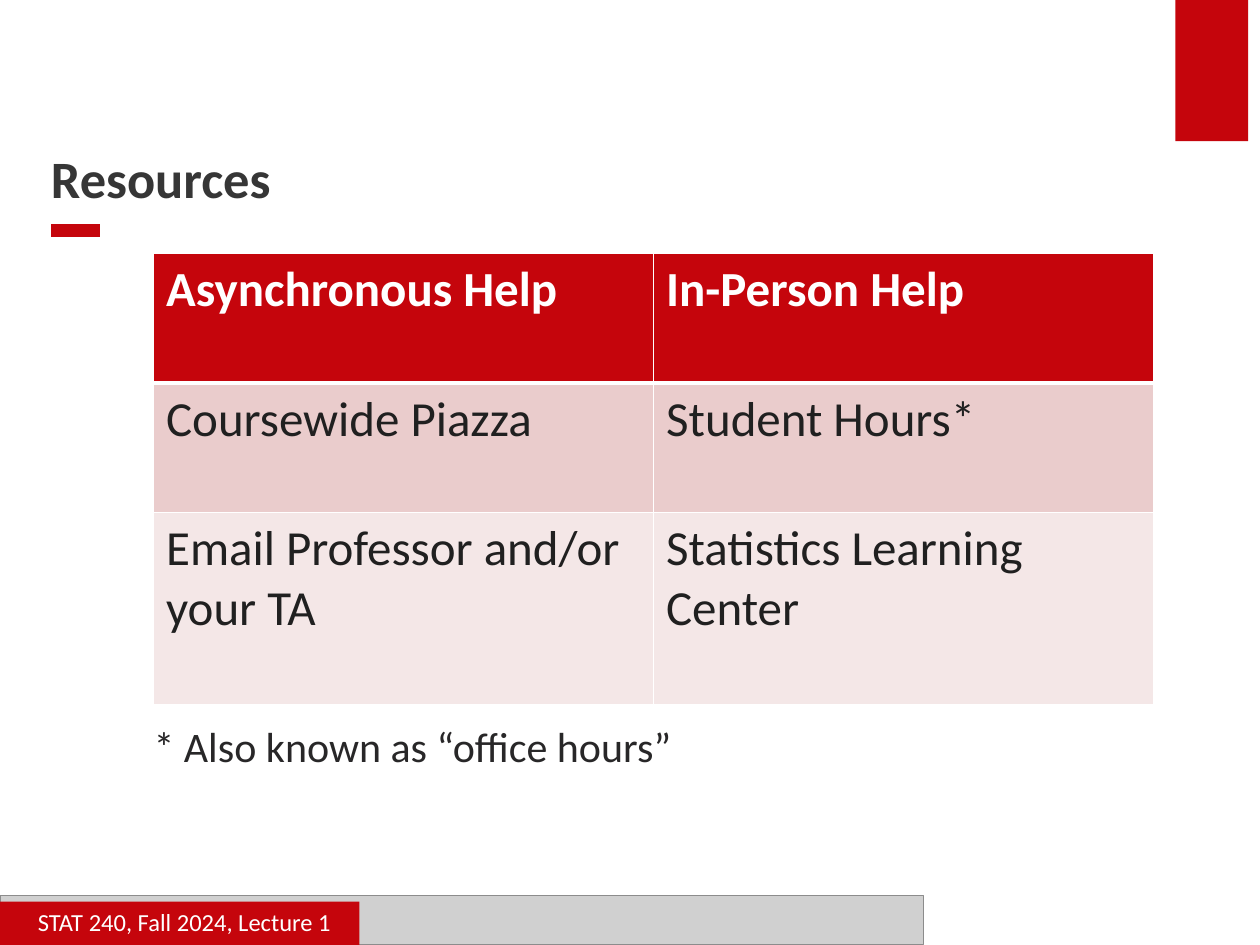
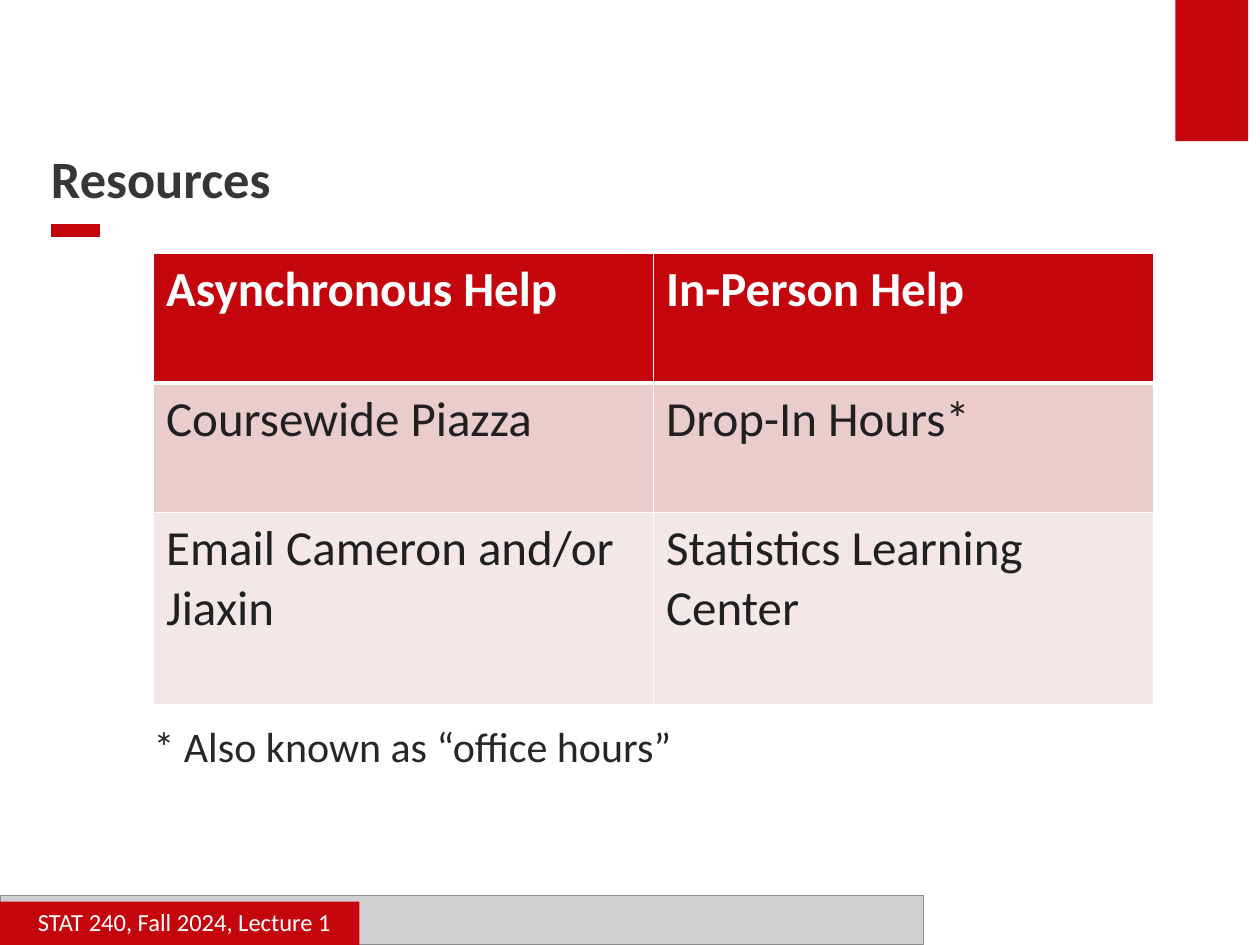
Before and after one commit to cjones46/STAT240_FA24, a slide deck: slide 15 of Cameron_Lecture_Notes/week01-intro/CourseIntro.pptx. Drawn at 1260x945 pixels with LibreOffice and Linux fonts; fonts in the diff are those of the drawing; grey boxes stand for pictures; background and template pictures are left out. Boxes give left, top, right and bottom in pixels: in the first picture for what was removed or moved away, otherwise in the second. Text is boxed around its words. In the diff, an @@ line names an element or a change of style, - is before the commit and + after.

Commit message:
Small changes to CourseIntro.pptx

```diff
--- a/Cameron_Lecture_Notes/week01-intro/CourseIntro.pptx
+++ b/Cameron_Lecture_Notes/week01-intro/CourseIntro.pptx
@@ table at <box>154,253,1154,702</box> @@
-row 2, column 2: Student Hours*
+row 2, column 2: Drop-In Hours*
-row 3, column 1: Email Professor and/or your TA
+row 3, column 1: Email Cameron and/or Jiaxin
```
